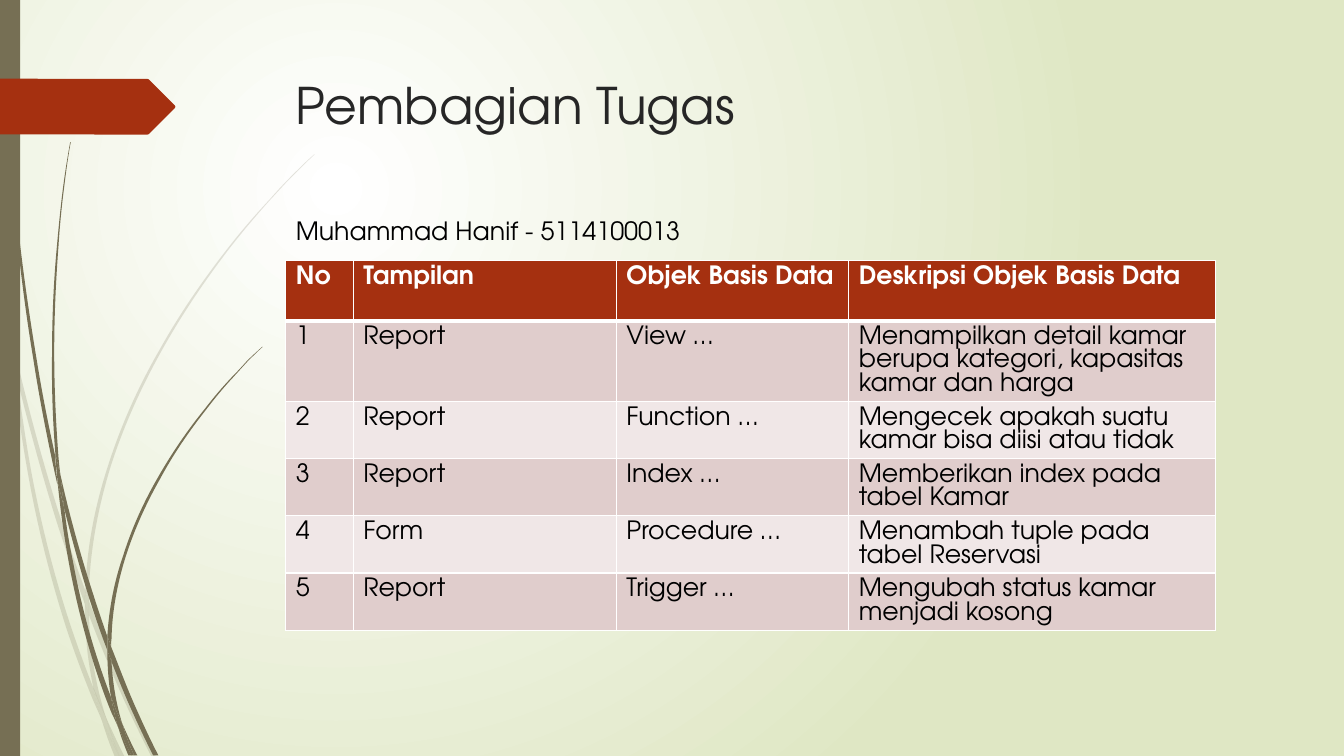
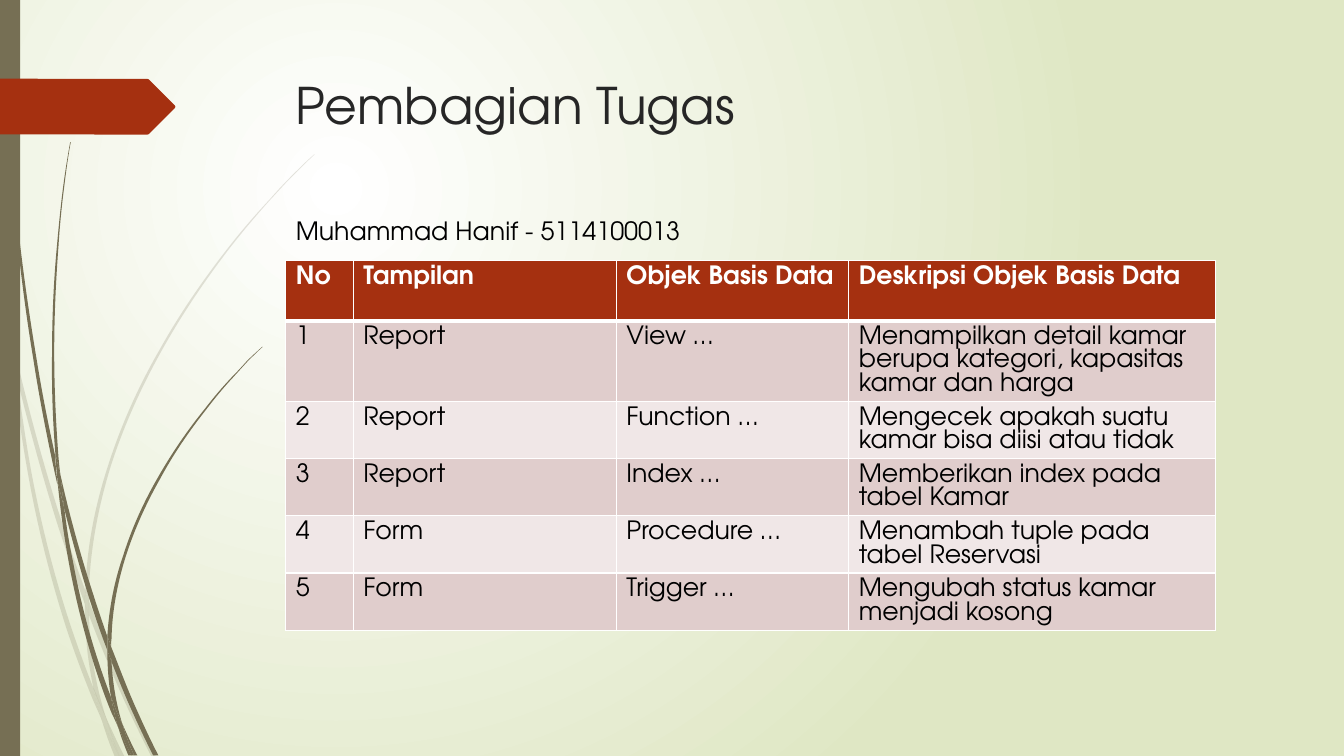
Before and after one commit to mghazian/wisma, a slide deck: slide 12 of documents/FP.pptx. Drawn at 1344x756 pixels with LibreOffice and Linux fonts; fonts in the diff are those of the drawing. Boxes give left, top, right and bottom in pixels: in the first picture for what was removed or moved away, otherwise in the second. Text is boxed around its words. In the diff, an @@ line names an element or a change of style, - is before the commit and + after.

```diff
--- a/documents/FP.pptx
+++ b/documents/FP.pptx
@@ table at <box>286,261,1217,705</box> @@
-row 6, column 2: Report
+row 6, column 2: Form
```
Also in this commit, not shown: 1 other file.
